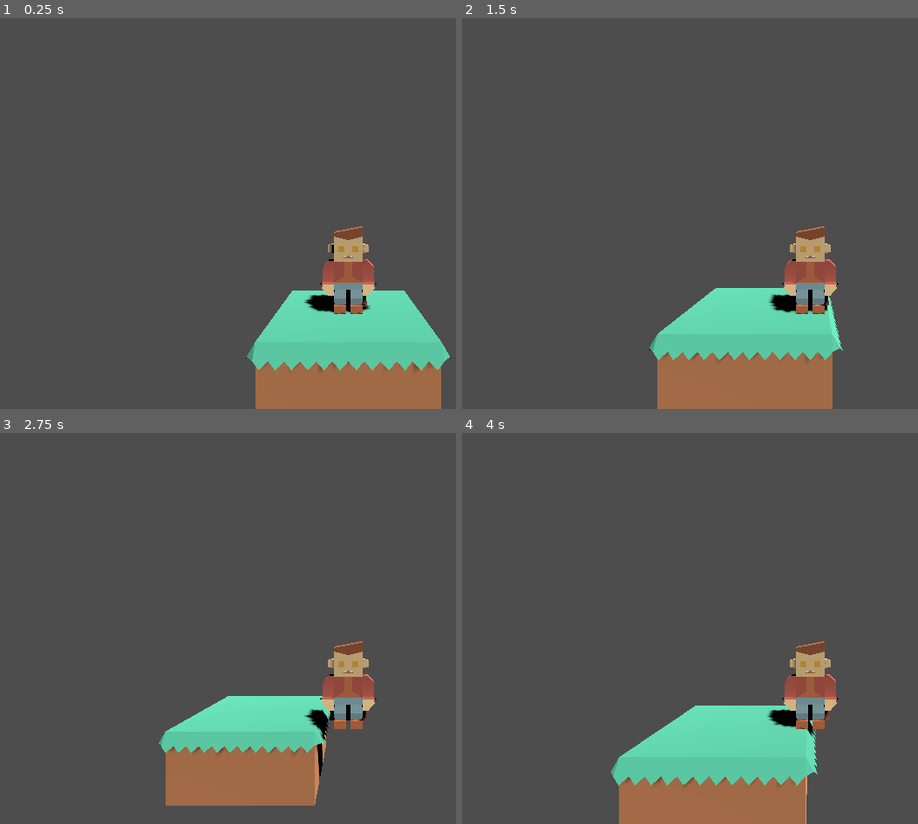
Above: before the commit, frames 1-4 (two rows, left to right).
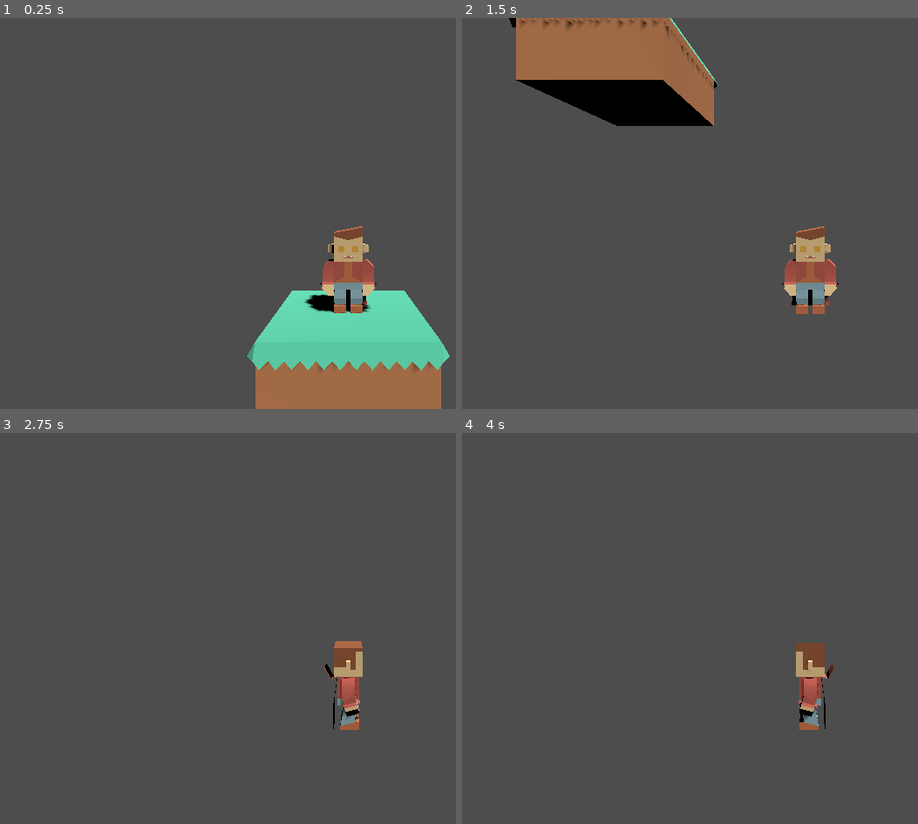
Above: after the commit, the same moments.

Repository: casaer01/gameplatform3d
Game: Godot game, scene res://Level01.tscn
The game is run twice, just before and just after one commit, with the same random seed, the same clock (stepped at 60 frames per second) and the same inputs.
Inputs:
- Up to frame 1 (0.25 s): no input
- Up to frame 2 (1.5 s): tap Enter at 0.5 s; hold D (move_right) 0.53-1.28 s; hold S (move_backward) from 1.28 s (still down)
- Up to frame 3 (2.75 s): release S (move_backward) at 2.03 s; hold D (move_right) from 2.03 s (still down)
- Up to frame 4 (4 s): release D (move_right) at 2.78 s; hold W (move_forward) 2.78-3.53 s; hold A (move_left) from 3.53 s (still down)

The runs differ from the first frame. In frame 1, less than 0.1% of the frame differs, in the area x 53-99%, y 57-91%; in frame 2, 21%, in the area x 10-84%, y 0-100%; in frame 3, 11%; in frame 4, 13%.

Commit message:
added smooth player rotation & gravity

Diff:
--- a/Player.gd
+++ b/Player.gd
@@ -9,9 +9,19 @@
 @onready var model : MeshInstance3D = get_node("Model")
 
 func _physics_process(delta: float) -> void:
+	if not is_on_floor():
+		velocity.y -= gravity * delta
+
 	var input = Input.get_vector("move_left","move_right","move_forward","move_backward")
 	var dir = Vector3(input.x,0, input.y)
 
-	velocity = dir
+	velocity.x = dir.x * move_speed
+	velocity.z = dir.z * move_speed
 
 	move_and_slide()
+
+	#changes rotation when key is pressed
+	if input.length() > 0:
+		facing_angle = Vector2(input.y, input.x).angle()
+
+	model.rotation.y = lerp_angle(model.rotation.y, facing_angle, 0.5)
